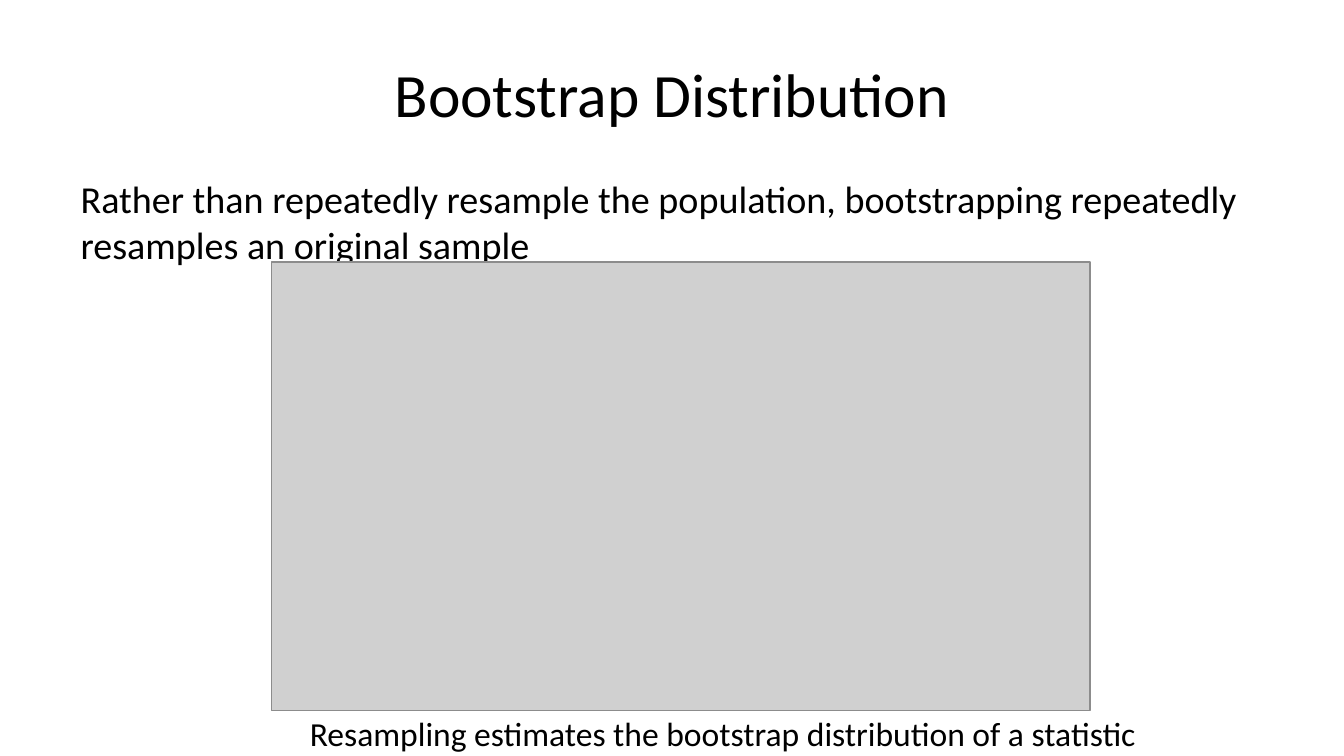
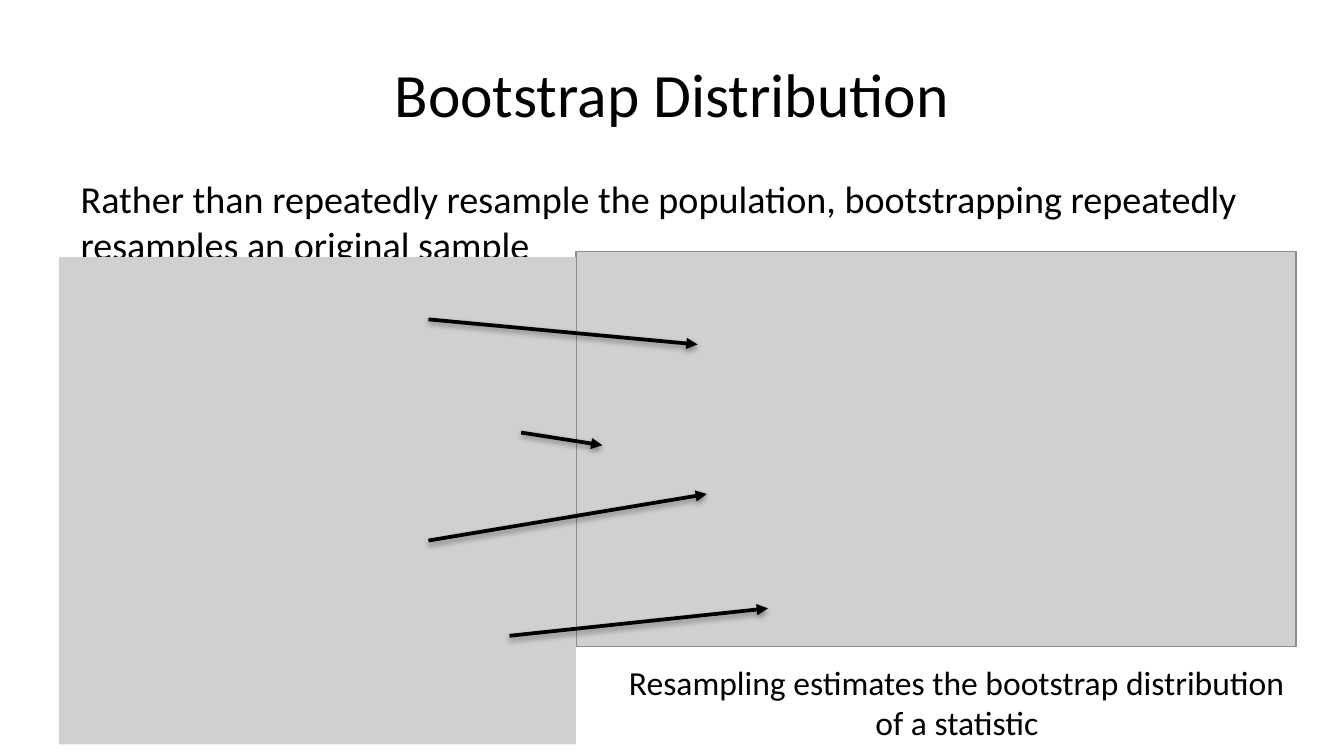
Before and after one commit to StephenElston/CSCI-E-83, a slide deck: slide 10 of LectureSlides/06b_IntroductionToBootstrap.pptx. Drawn at 1344x756 pixels with LibreOffice and Linux fonts; fonts in the diff are those of the drawing; grey boxes stand for pictures. Boxes give left, top, right and bottom in pixels: in the first picture for what was removed or moved away, otherwise in the second. Text is boxed around its words. In the diff, an @@ line names an element or a change of style, - is before the commit and + after.

```diff
--- a/LectureSlides/06b_IntroductionToBootstrap.pptx
+++ b/LectureSlides/06b_IntroductionToBootstrap.pptx
@@ picture added at (x1=59, y1=257, x2=577, y2=745) @@
@@ picture resized from (x1=271, y1=262, x2=1090, y2=711) to (x1=577, y1=251, x2=1297, y2=646) @@
@@ arrow added from (429, 320) to (698, 344), #000000 2 pt @@
@@ arrow added from (521, 433) to (602, 445), #000000 2 pt @@
@@ arrow added from (429, 540) to (707, 495), #000000 2 pt @@
@@ arrow added from (509, 636) to (767, 609), #000000 2 pt @@
@@ text "Resampling estimates the bootstrap distribution ..." rewrapped from (x1=310, y1=722, x2=1136, y2=752) to (x1=629, y1=671, x2=1284, y2=736) @@
```
Also in this commit, not shown: 6 other slides changed, 1 other file.
